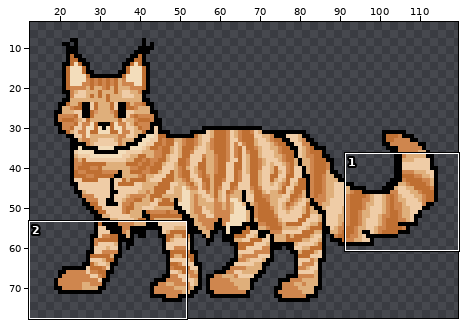
Pixel-art file -- kissapeli_anna.aseprite. The first picture is a wide view before the edit; the outline marks the close-up.
Close-up. Old version:
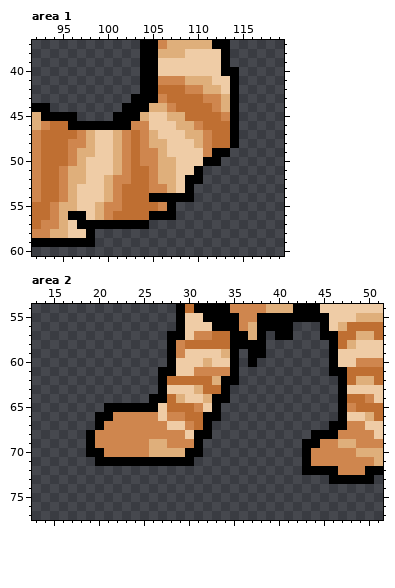
152x78 pixels, 1 frame. Shown: area 1: x 92..119, y 37..60; area 2: x 13..51, y 54..77. The wide view leaves out empty margins.
New version:
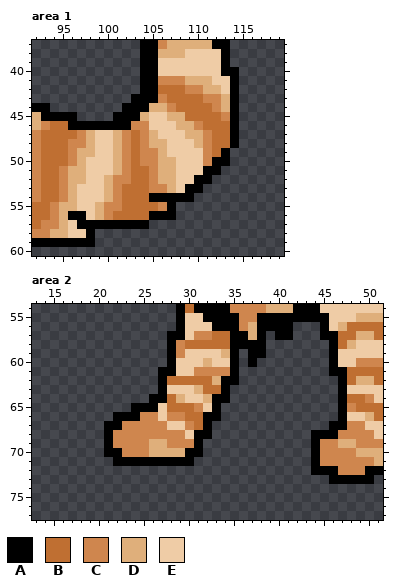
Palette (. is transparent): A #000000  B #bf6f32  C #cf864e  D #dfaf7b  E #efcca6
From old to new:
--- area 1
@@ x 107..115 @@
 48 EEEDCBBA.
-49 EEEECAA..
-50 DEEEAA...
-51 DEEA.....
-52 DEAA.....
-53 DEA......
+49 EEEECBA..
+50 DEEECAA..
+51 DEEEAA...
+52 DEEAA....
+53 DEAA.....
 54 AAA......
--- area 2
@@ x 13..51 @@
 64 .............AABDEEDAA............ABBCE
-65 ........AAAAAAEBBBCEA.............ACBBB
-66 .......AACCCCCECCBBAA.............AEEDB
-67 .......ACCCCCCCEECBA.............AACCEE
-68 ......ACCCCCCCCCCEAA...........AAACCCCE
-69 ......ACCCCCCDDCCCA...........AACCDDCCC
-70 ......AACCCCCDDDDAA...........ACCCCCDDD
-71 .......AAAAAAAAAAA............ACCCCCCCD
-72 ..............................AAAACCCAA
+65 ...........AAAEBBBCEA.............ACBBB
+66 .........AAACCECCBBAA.............AEEDB
+67 ........AACCCCCEECBA.............AACCEE
+68 ........ACCCCCCCCEAA...........AAACCCCE
+69 ........ACCCCDDCCCA............ACCDDCCC
+70 ........AACCCDDDDAA............ACCCCDDD
+71 .........AAAAAAAAA.............ACCCCCCD
+72 ...............................AAACCCAA
 73 .................................AAAAA.
Boxes around the changes in both close-ups, in picture pixels (x1, y1, x2, y2):
changed: (185, 148, 230, 193)
changed: (86, 403, 140, 466)
changed: (302, 439, 320, 475)
